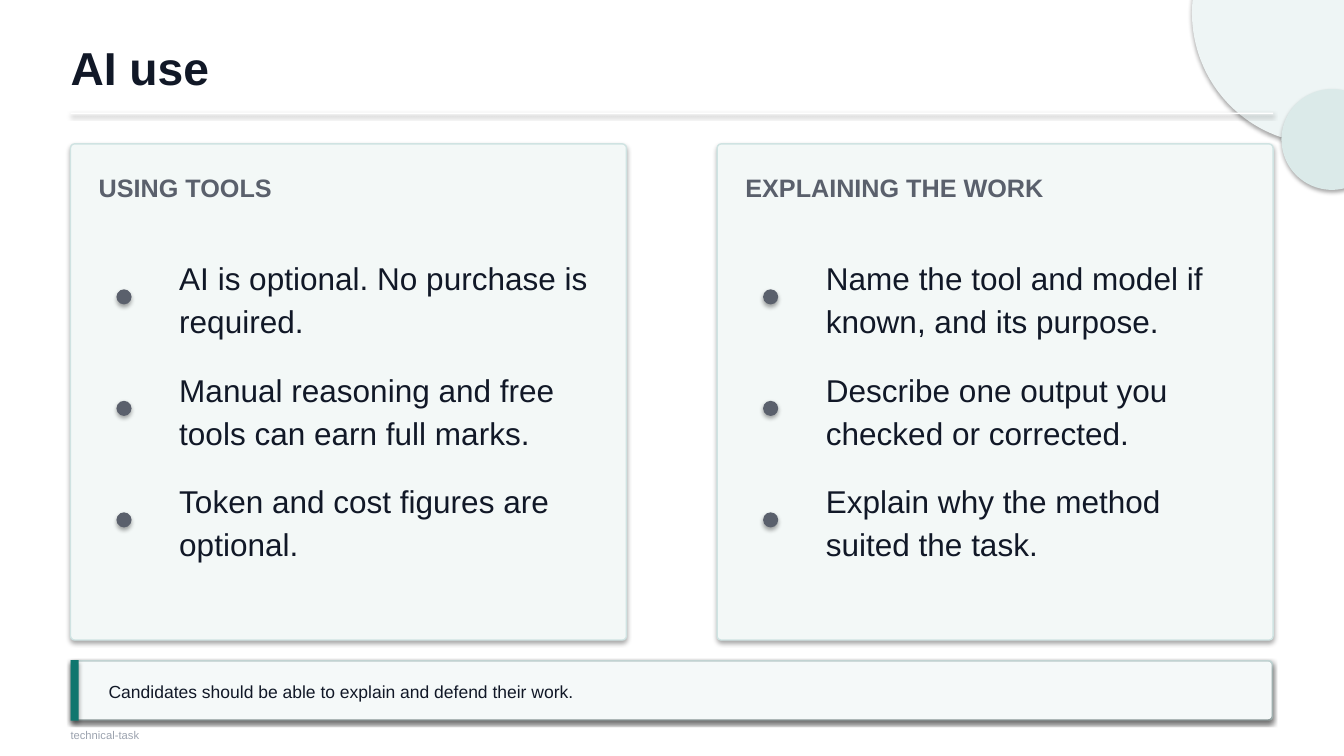
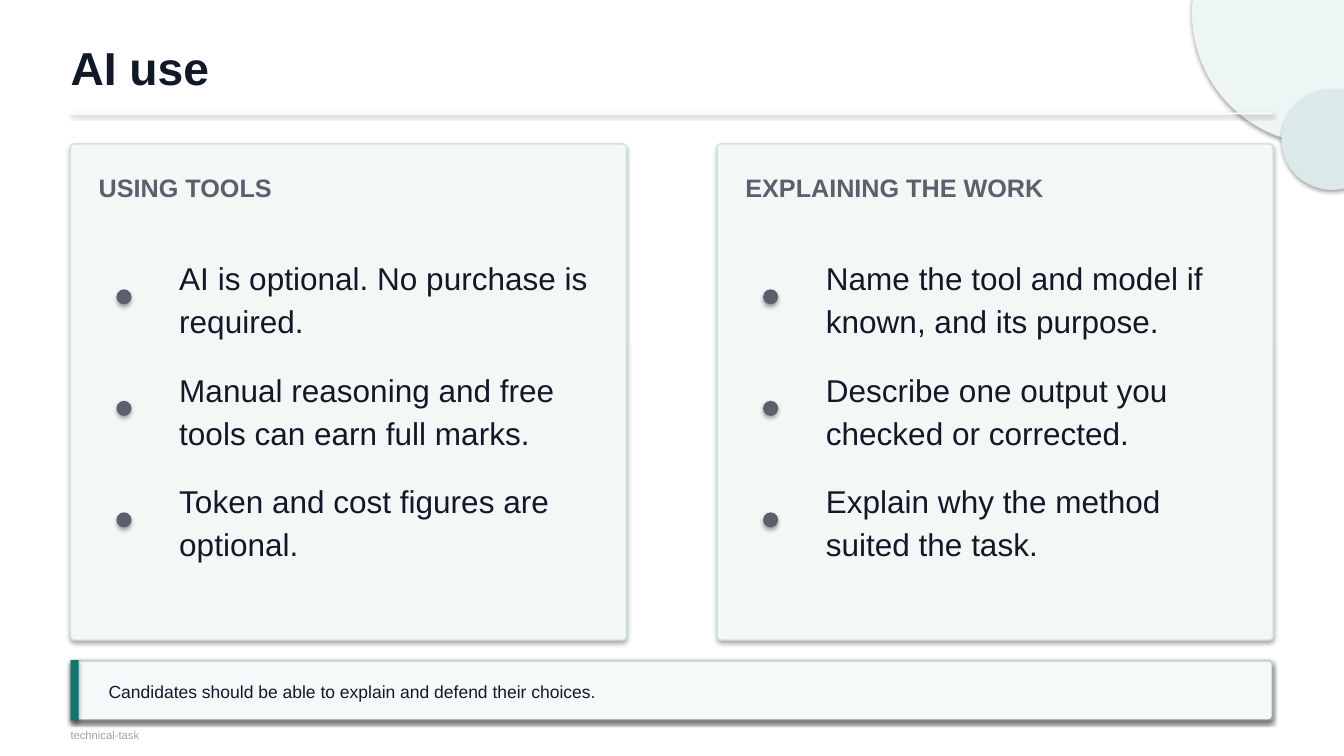
Before and after one commit to Jasonada13/ai-solutions-intern-task, a slide deck: slide 5 of docs/technical-task.pptx. Drawn at 1344x756 pixels with LibreOffice and Linux fonts; fonts in the diff are those of the drawing. Boxes give left, top, right and bottom in pixels: in the first picture for what was removed or moved away, otherwise in the second. Text is boxed around its words. In the diff, an @@ line names an element or a change of style, - is before the commit and + after.

```diff
--- a/docs/technical-task.pptx
+++ b/docs/technical-task.pptx
@@ text at bbox=[109, 685, 595, 702]: text changed @@
-Candidates should be able to explain and defend their work.
+Candidates should be able to explain and defend their choices.
```
Also in this commit, not shown: 5 other slides changed, 13 other files.
